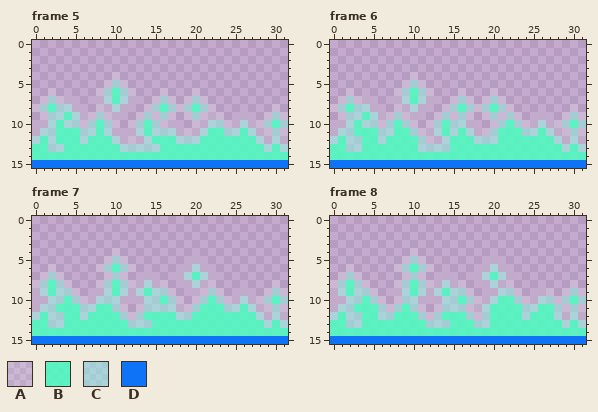
Edited in one commit: pixel-art file (My project/Assets/sprites/EffLeft.aseprite). That is the earlier state.
32x16 pixels, 8 frames. Shown: frame 5, frame 6, frame 7, frame 8. The commit also changed other frames, which this record leaves out.
Palette (. is transparent): A #f8fffe28  B #4affc0d8  C #90ffe77c  D #0a72f7f9
Now the later version:
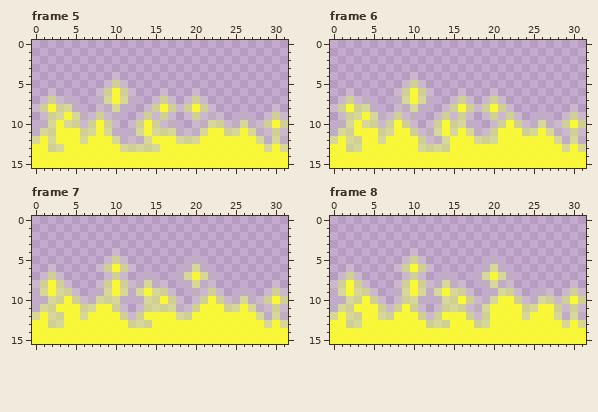
The exact change:
layer "Layer 2" now hidden
@@ palette @@
-A #f8fffe28
+A #f4ffcb2b
-B #4affc0d8
+B #fcff2ceb
-C #90ffe77c
+C #e8ff6c87
--- frame 5
@@ x 0..31 @@
 14 BBBBBBBBBBBBBBBBBBBBBBBBBBBBBBBB
-15 DDDDDDDDDDDDDDDDDDDDDDDDDDDDDDDD
+15 BBBBBBBBBBBBBBBBBBBBBBBBBBBBBBBB
--- frame 6: the same change as frame 5
--- frame 7: the same change as frame 5
--- frame 8: the same change as frame 5
Where, in picture pixels (left, top, right, bottom), the same in both pictures:
changed: (32, 72, 288, 168)
changed: (330, 72, 586, 168)
changed: (32, 248, 288, 344)
changed: (330, 248, 586, 344)
